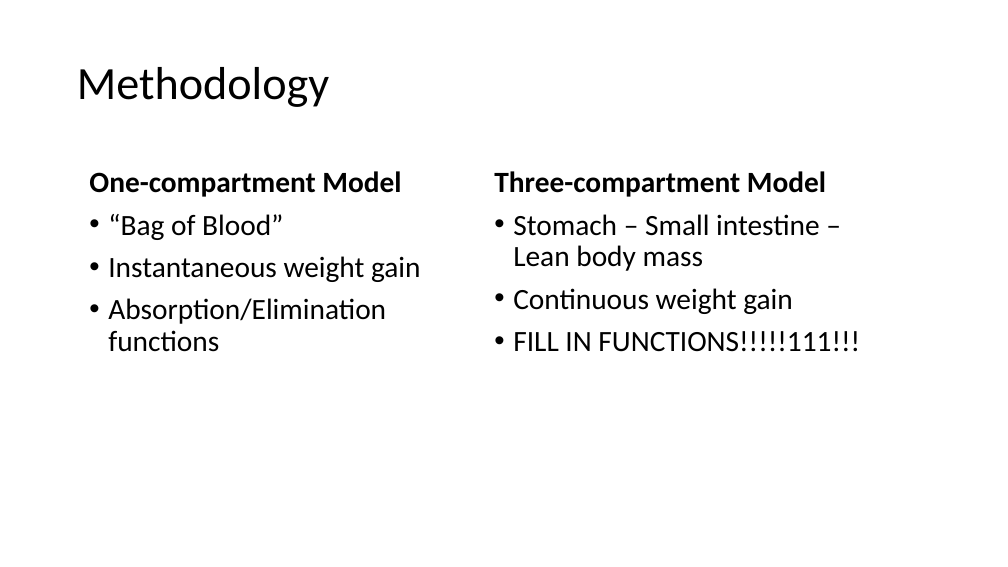
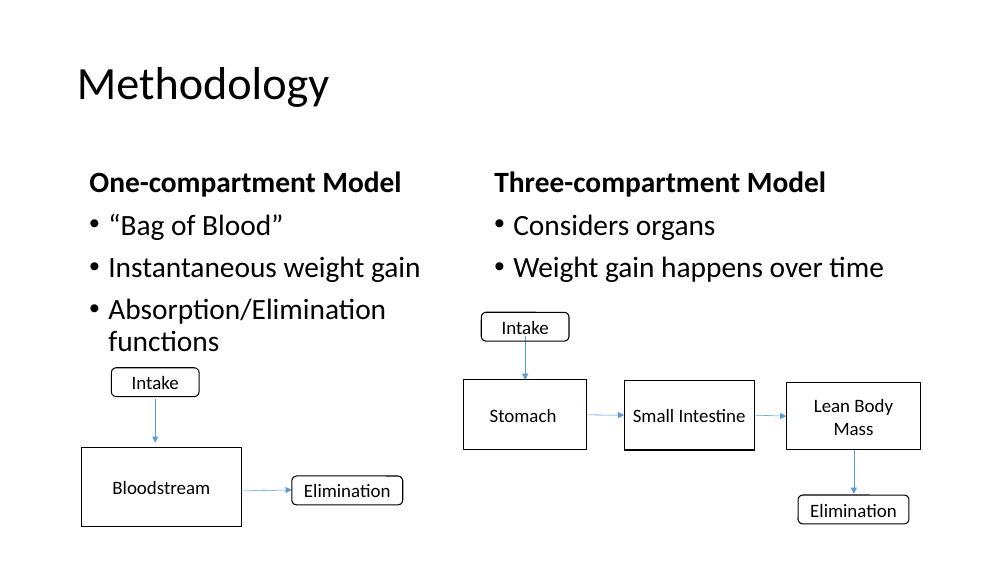
Before and after one commit to Utsav22G/bac_project, a slide deck: slide 3 of powerpoint.ppt.pptx. Drawn at 1008x567 pixels with LibreOffice and Linux fonts; fonts in the diff are those of the drawing. Boxes give left, top, right and bottom in pixels: in the first picture for what was removed or moved away, otherwise in the second. Text is boxed around its words. In the diff, an @@ line names an element or a change of style, - is before the commit and + after.

```diff
--- a/powerpoint.ppt.pptx
+++ b/powerpoint.ppt.pptx
@@ text at [513,214,883,282]: text changed @@
-• Stomach – Small intestine – Lean body mass
-• Continuous weight gain
-• FILL IN FUNCTIONS!!!!!111!!!
+• Considers organs
+• Weight gain happens over time
@@ rounded rectangle added at [482,312,569,341], outline #000000 1 pt, 18 pt, text #000000 @@
+Intake
@@ arrow added from (526, 337) to (526, 380), #5B9BD5 0.5 pt @@
@@ rounded rectangle added at [111,368,199,397], outline #000000 1 pt, 18 pt, text #000000 @@
+Intake
@@ rectangle added at [464,380,587,451], fill #FFFFFF, outline #000000 1 pt, 18 pt, text #000000 @@
+Stomach
@@ rectangle added at [625,380,755,450], fill #FFFFFF, outline #000000 1 pt, 18 pt, text #000000 @@
+Small Intestine
@@ rectangle added at [786,383,920,451], fill #FFFFFF, outline #000000 1 pt, 18 pt, text #000000 @@
+Lean Body Mass
@@ arrow added from (155, 399) to (155, 443), #5B9BD5 0.5 pt @@
@@ arrow added from (587, 415) to (625, 415), #5B9BD5 0.5 pt @@
@@ arrow added from (755, 415) to (786, 416), #5B9BD5 0.5 pt @@
@@ rectangle added at [82,447,241,526], fill #FFFFFF, outline #000000 1 pt, 18 pt, text #000000 @@
+Bloodstream
@@ rounded rectangle added at [292,476,403,505], outline #000000 1 pt, 18 pt, text #000000 @@
+Elimination
@@ arrow added from (854, 450) to (854, 494), #5B9BD5 0.5 pt @@
@@ arrow added from (241, 491) to (292, 490), #5B9BD5 0.5 pt @@
@@ rounded rectangle added at [799,495,910,524], outline #000000 1 pt, 18 pt, text #000000 @@
+Elimination
```
Also in this commit, not shown: 1 other slide changed, 2 slides added, 2 slides removed.
